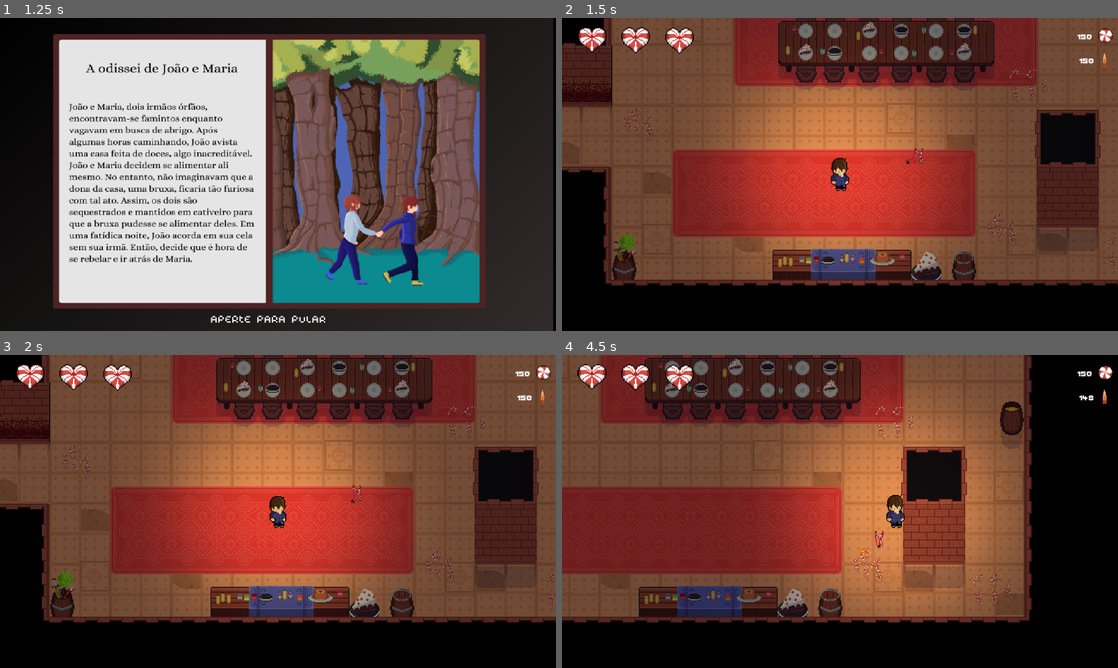
Above: before the commit, frames 1-4 (two rows, left to right).
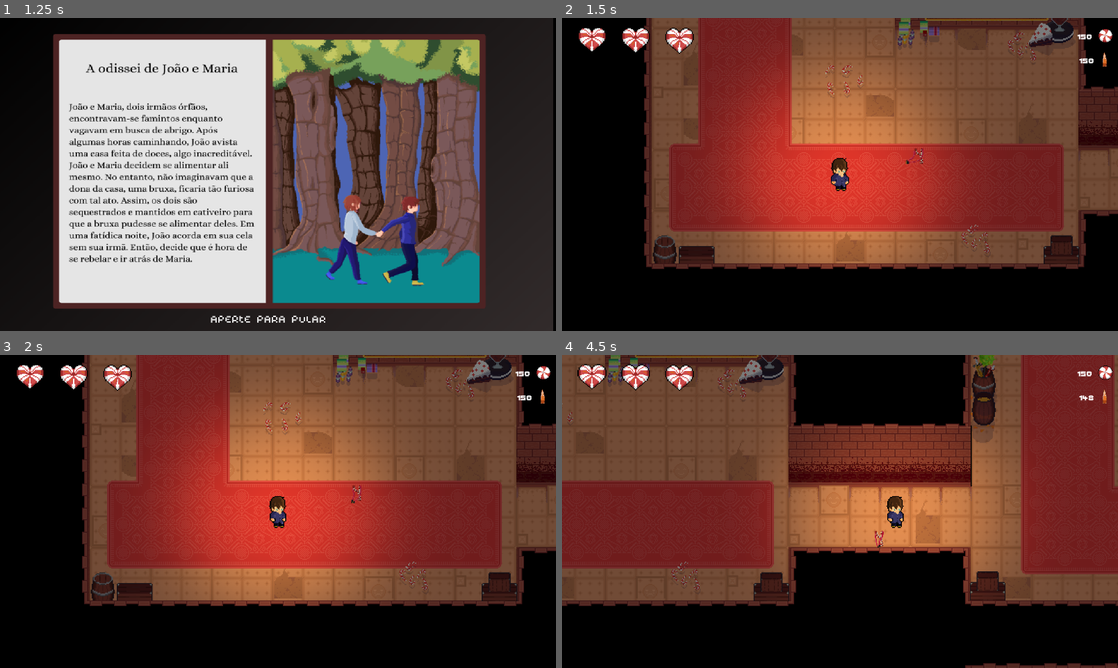
Above: after the commit, the same moments.

Repository: mtab-dev/bulletspeel
Game: Godot game, scene res://scenes/levels/main_menu.tscn
Two runs of this game, one before a commit and one after it. Both use one fixed random seed, a clock stepped at 60 frames per second and the inputs below. Sound files missing from this copy of the repository are replaced by a short silence.
Inputs (mouse positions are in pixels of both pictures, inside the frame that each line leads up to):
- Up to frame 1 (1.25 s): click (278, 202) at 0.5 s
- Up to frame 2 (1.5 s): click (828, 318) at 1.25 s
- Up to frame 3 (2 s): no input
- Up to frame 4 (4.5 s): move the mouse to (962, 495) at 2.02 s; hold D (right) 2.03-2.75 s; click (962, 495) at 2.17 s; drag from (895, 511) to (812, 574) at 2.77 s; move the mouse to (895, 442) at 3.52 s; hold D (right) 3.53-4.25 s; drag from (812, 574) to (673, 464) at 4.27 s

Frame 1 is identical in both runs. In frame 2, 46% of the frame differs, in the area x 0-100%, y 0-86%; in frame 3, 46%; in frame 4, 54%, in the area x 0-100%, y 0-100%.

Commit message:
fix: all moving bodys are now at floating motion mode, so it doesnt have issues in collisions

Diff:
--- a/scenes/enemies/bengal.tscn
+++ b/scenes/enemies/bengal.tscn
@@ -121,6 +121,7 @@
 height = 36.0
 
 [node name="bengal" type="CharacterBody2D"]
+motion_mode = 1
 script = ExtResource("1_85urr")
 
 [node name="bengalAnimation" type="AnimatedSprite2D" parent="."]
--- a/scenes/enemies/bigCookie.tscn
+++ b/scenes/enemies/bigCookie.tscn
@@ -334,6 +334,7 @@
 radius = 30.0
 
 [node name="bigCookie" type="CharacterBody2D"]
+motion_mode = 1
 script = ExtResource("1_1dg2b")
 
 [node name="detectionArea" type="Area2D" parent="."]
--- a/scenes/enemies/mimic.tscn
+++ b/scenes/enemies/mimic.tscn
@@ -36,9 +36,6 @@
 [ext_resource type="Script" path="res://scripts/enemies/mimic/idleState.gd" id="34_1s0x5"]
 [ext_resource type="Script" path="res://scripts/enemies/mimic/chaseState.gd" id="35_y4i3l"]
 
-[sub_resource type="RectangleShape2D" id="RectangleShape2D_l1msd"]
-size = Vector2(68, 45)
-
 [sub_resource type="SpriteFrames" id="SpriteFrames_td4oq"]
 animations = [{
 "frames": [{
@@ -68,7 +65,7 @@
 }],
 "loop": false,
 "name": &"attack",
-"speed": 5.0
+"speed": 15.0
 }, {
 "frames": [{
 "duration": 1.0,
@@ -152,19 +149,19 @@
 "speed": 5.0
 }]
 
+[sub_resource type="RectangleShape2D" id="RectangleShape2D_l1msd"]
+size = Vector2(68, 45)
+
+[sub_resource type="CircleShape2D" id="CircleShape2D_upb0e"]
+radius = 54.1872
+
 [node name="mimic" type="CharacterBody2D"]
+motion_mode = 1
 script = ExtResource("1_5cwa8")
-
-[node name="hitBox" type="Area2D" parent="."]
-
-[node name="collision" type="CollisionShape2D" parent="hitBox"]
-position = Vector2(2, -1.5)
-shape = SubResource("RectangleShape2D_l1msd")
-debug_color = Color(0.786512, 0.304374, 0.772888, 0.42)
 
 [node name="animation" type="AnimatedSprite2D" parent="."]
 sprite_frames = SubResource("SpriteFrames_td4oq")
-animation = &"goingUp"
+animation = &"attack"
 
 [node name="collisor" type="CollisionShape2D" parent="."]
 position = Vector2(1, -1)
@@ -176,6 +173,13 @@
 offset_right = 22.0
 offset_bottom = -27.0
 
+[node name="hitBox" type="Area2D" parent="."]
+
+[node name="collision" type="CollisionShape2D" parent="hitBox"]
+position = Vector2(2, -1.5)
+shape = SubResource("CircleShape2D_upb0e")
+debug_color = Color(0.786512, 0.304374, 0.772888, 0.42)
+
 [node name="stateMachine" type="Node" parent="." node_paths=PackedStringArray("initialState")]
 script = ExtResource("33_kia21")
 initialState = NodePath("idle")
@@ -190,7 +194,10 @@
 enemy = NodePath("../..")
 texture = NodePath("../../animation")
 
+[connection signal="animation_finished" from="animation" to="." method="_on_animation_animation_finished"]
+[connection signal="animation_finished" from="animation" to="stateMachine/chase" method="_on_animation_animation_finished"]
 [connection signal="area_entered" from="hitBox" to="." method="_on_hit_box_area_entered"]
 [connection signal="body_entered" from="hitBox" to="." method="_on_hit_box_body_entered"]
 [connection signal="body_entered" from="hitBox" to="stateMachine/chase" method="_on_hit_box_body_entered"]
-[connection signal="animation_finished" from="animation" to="." method="_on_animation_animation_finished"]
+[connection signal="body_exited" from="hitBox" to="." method="_on_hit_box_body_exited"]
+[connection signal="body_exited" from="hitBox" to="stateMachine/chase" method="_on_hit_box_body_exited"]
--- a/scenes/levels/level_one.tscn
+++ b/scenes/levels/level_one.tscn
@@ -1180,7 +1180,7 @@
 shape = SubResource("RectangleShape2D_khe0q")
 
 [node name="slingDetect" type="Area2D" parent="."]
-position = Vector2(764, -1033)
+position = Vector2(-666, -260)
 
 [node name="slingTexture" type="AnimatedSprite2D" parent="slingDetect"]
 scale = Vector2(0.8, 0.8)
@@ -1238,7 +1238,7 @@
 position = Vector2(824, -1329)
 
 [node name="player" parent="." instance=ExtResource("1_bvwrk")]
-position = Vector2(683, -1014)
+position = Vector2(-747, -241)
 speed = 250
 
 [node name="elevator" parent="." instance=ExtResource("25_uf2ca")]
--- a/scenes/player/player.tscn
+++ b/scenes/player/player.tscn
@@ -132,6 +132,7 @@
 
 [node name="player" type="CharacterBody2D" groups=["Player"]]
 position = Vector2(566, 319)
+motion_mode = 1
 script = ExtResource("1_qne2s")
 
 [node name="collision" type="CollisionShape2D" parent="."]
Not shown: 1 places in scenes/enemies/mimic.tscn that only renumber resources
